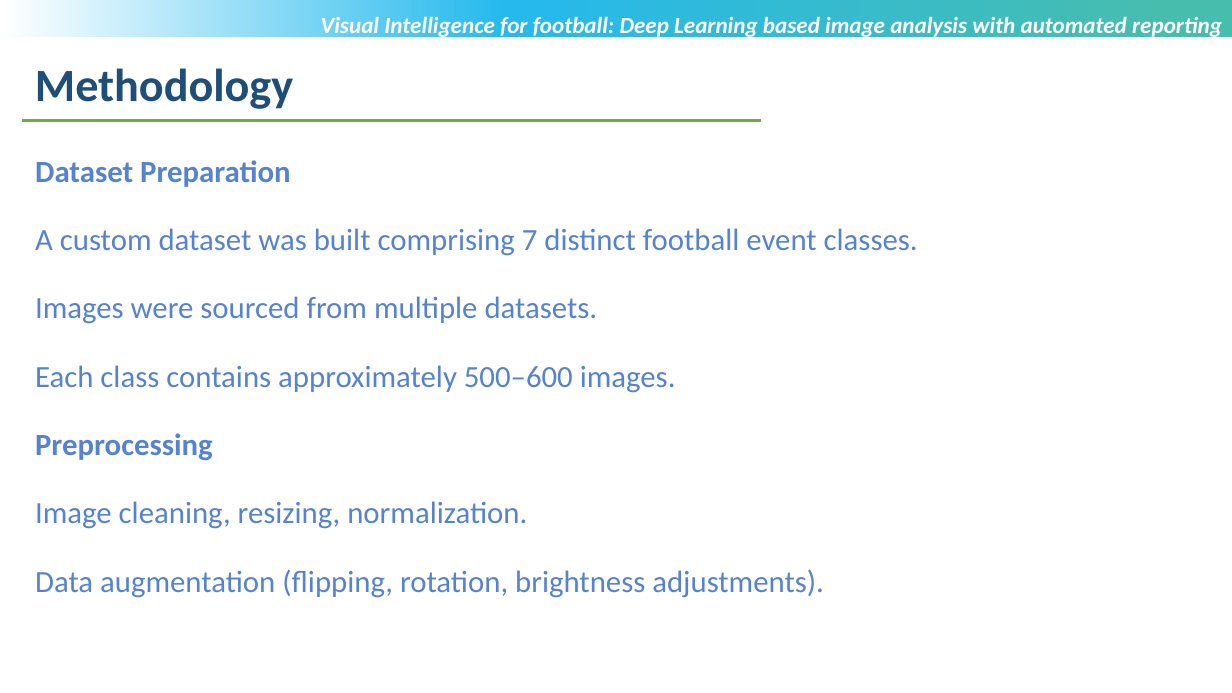
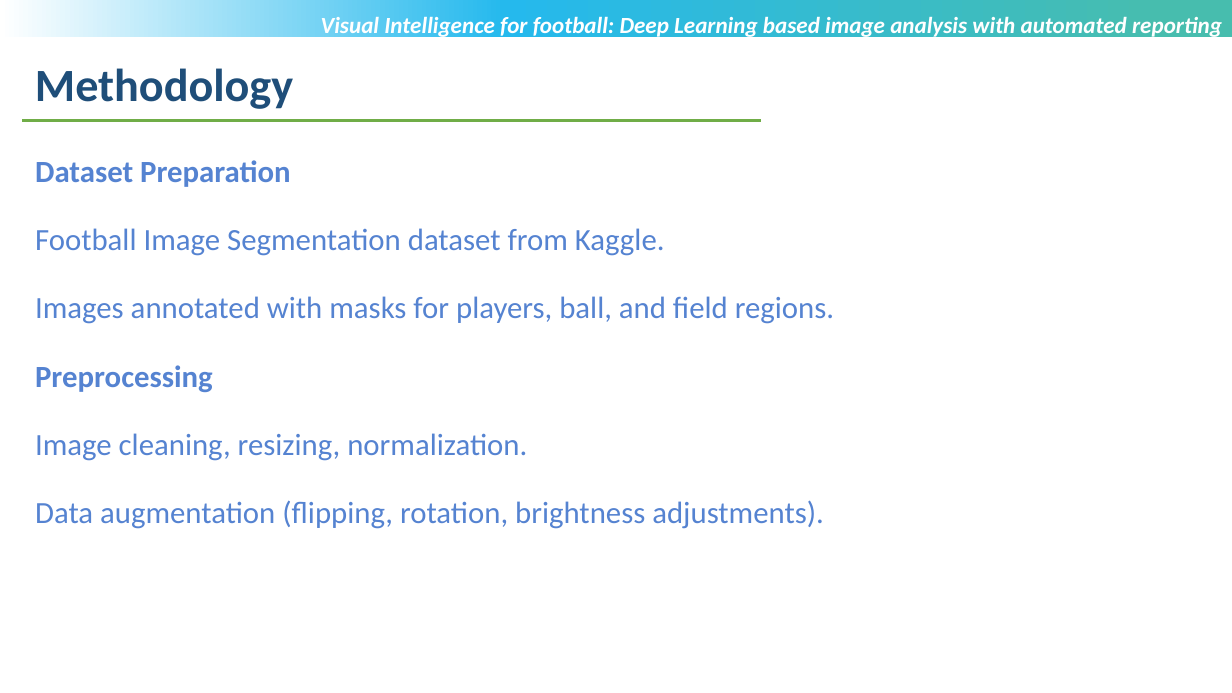
Before and after one commit to anandampaul2024-afk/Anandam-_college, a slide deck: slide 6 of MTech-Project_Review3_PPT_Anandam_Paul_T8635.pptx. Drawn at 1232x693 pixels with LibreOffice and Linux fonts; fonts in the diff are those of the drawing; background and template pictures are left out. Boxes give left, top, right and bottom in pixels: in the first picture for what was removed or moved away, otherwise in the second. Text is boxed around its words. In the diff, an @@ line names an element or a change of style, - is before the commit and + after.

```diff
--- a/MTech-Project_Review3_PPT_Anandam_Paul_T8635.pptx
+++ b/MTech-Project_Review3_PPT_Anandam_Paul_T8635.pptx
@@ text at (35, 228, 834, 324): text changed @@
-A custom dataset was built comprising 7 distinct football event classes.
-Images were sourced from multiple datasets.
-Each class contains approximately 500–600 images.
+Football Image Segmentation dataset from Kaggle.
+Images annotated with masks for players, ball, and field regions.
```
Also in this commit, not shown: 3 other slides changed, 2 slides added, 14 other files.
